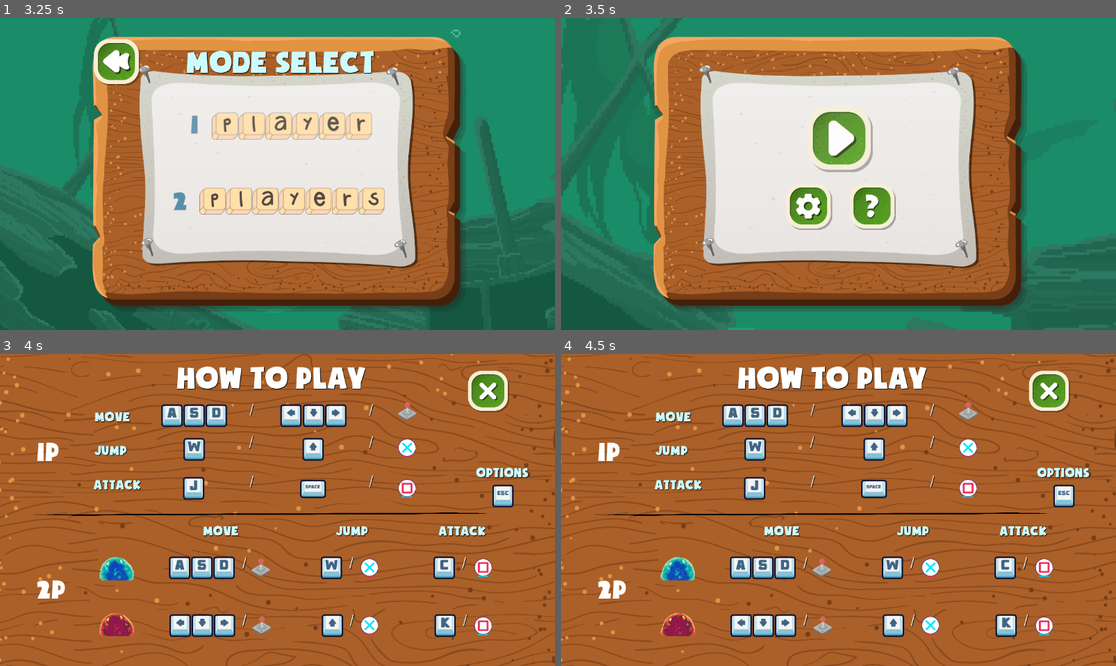
Above: before the commit, frames 1-4 (two rows, left to right).
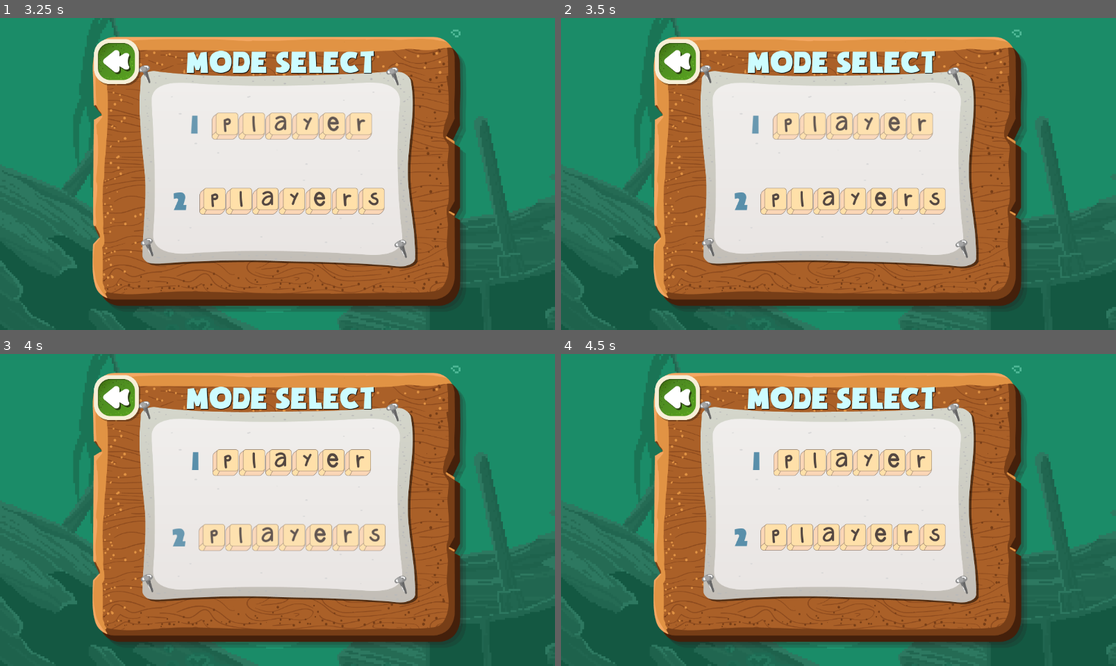
Above: after the commit, the same moments.

Repository: peogway/slime_adventure
Game: Godot game, scene res://Scenes/MainMenu.tscn
Same seed, same stepped clock (60 frames per second), same inputs: the game is played once before the commit and once after it. Sound files missing from this copy of the repository are replaced by a short silence.
Inputs (mouse positions are in pixels of both pictures, inside the frame that each line leads up to):
- Up to frame 1 (3.25 s): tap Enter (options) at 0.5, 2.75 s; move the mouse to (277, 136) at 0.52 s; hold D (right_single) 0.53-2.03 s; tap Space (attack_single) at 0.6, 1.25, 2.1 s; click (277, 136) at 0.67 s; tap W (jump_single) at 0.77, 1.52, 3.02 s; move the mouse to (249, 205) at 1.27 s; click (249, 205) at 1.35 s; move the mouse to (116, 61) at 2.02 s; hold A (left_single) 2.03-2.78 s; click (116, 61) at 2.17 s; move the mouse to (283, 127) at 2.77 s; hold D (right_single) from 2.78 s (still down); click (283, 127) at 2.85 s
- Up to frame 2 (3.5 s): keep holding D (right_single)
- Up to frame 3 (4 s): keep holding D (right_single); move the mouse to (310, 541) at 3.52 s; tap Space (attack_single) at 3.6 s; click (310, 541) at 3.67 s; tap W (jump_single) at 3.77 s
- Up to frame 4 (4.5 s): tap Space (attack_single) at 4.25 s; move the mouse to (672, 463) at 4.27 s; release D (right_single) at 4.28 s; hold A (left_single) from 4.28 s (still down); click (672, 463) at 4.35 s

Frame 1 is identical in both runs. In frame 2, 16% of the frame differs, in the area x 0-100%, y 0-100%; in frame 3, 88%; in frame 4, 88%.

Commit message:
back button can be clicked only once

Diff:
--- a/Scripts/player_mode_select.gd
+++ b/Scripts/player_mode_select.gd
@@ -7,6 +7,10 @@
 var has_click1 = false
 var has_click2 = false
 var has_click_back = false
+
+func _ready() -> void:
+	$Back.need_to_wait = false
+	$Back.play_sound = false
 
 func _unhandled_input(event: InputEvent) -> void:
 	if event.is_action_pressed("back") and instructions == null:
@@ -63,4 +67,6 @@
 	if has_click_back:
 		return
 	has_click_back = true
+	$Click.play()
+	await $Click.finished
 	get_tree().change_scene_to_file("res://Scenes/MainMenu.tscn")
